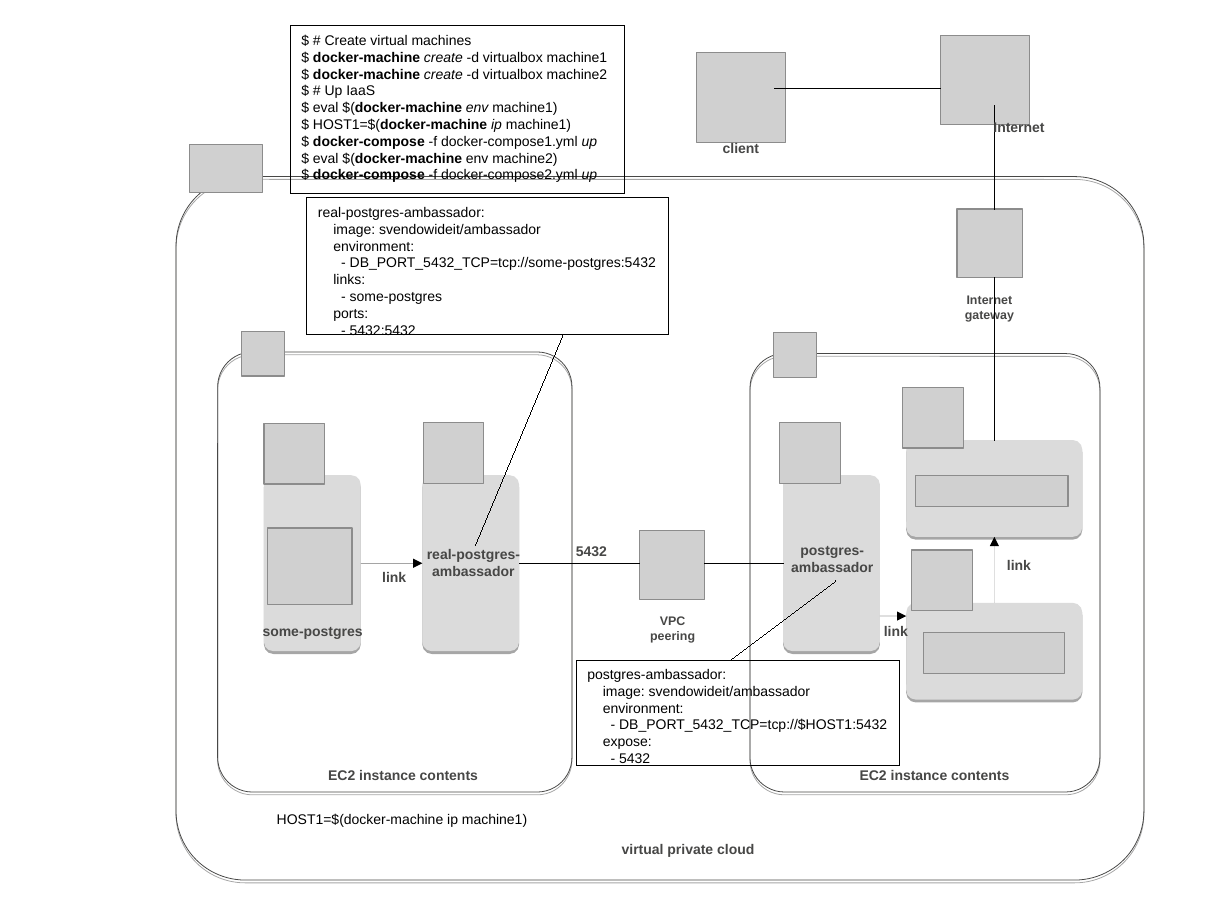
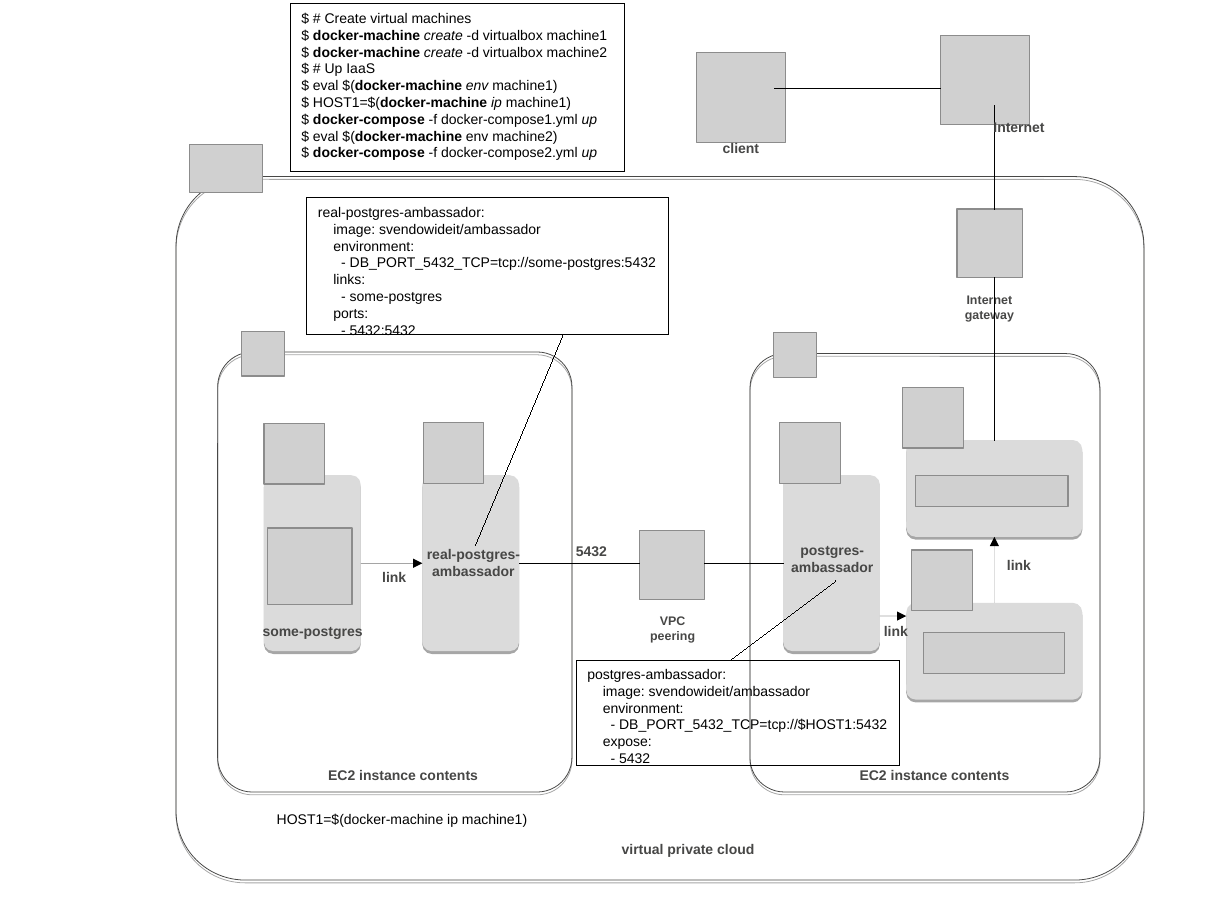
Before and after one commit to carmelocuenca/docker_project, a slide deck: slide 2 of ambassador.odp. Drawn at 1232x924 pixels with LibreOffice and Linux fonts; fonts in the diff are those of the drawing; grey boxes stand for pictures. Boxes give left, top, right and bottom in pixels: in the first picture for what was removed or moved away, otherwise in the second. Text is boxed around its words. In the diff, an @@ line names an element or a change of style, - is before the commit and + after.

```diff
--- a/ambassador.odp
+++ b/ambassador.odp
@@ rectangle "$ # Create virtual machines": place and size @@
-rectangle "$ # Create virtual machines" at [291, 26, 625, 193]
+rectangle "$ # Create virtual machines" at [291, 4, 625, 172]
```
Also in this commit, not shown: 5 other files.
